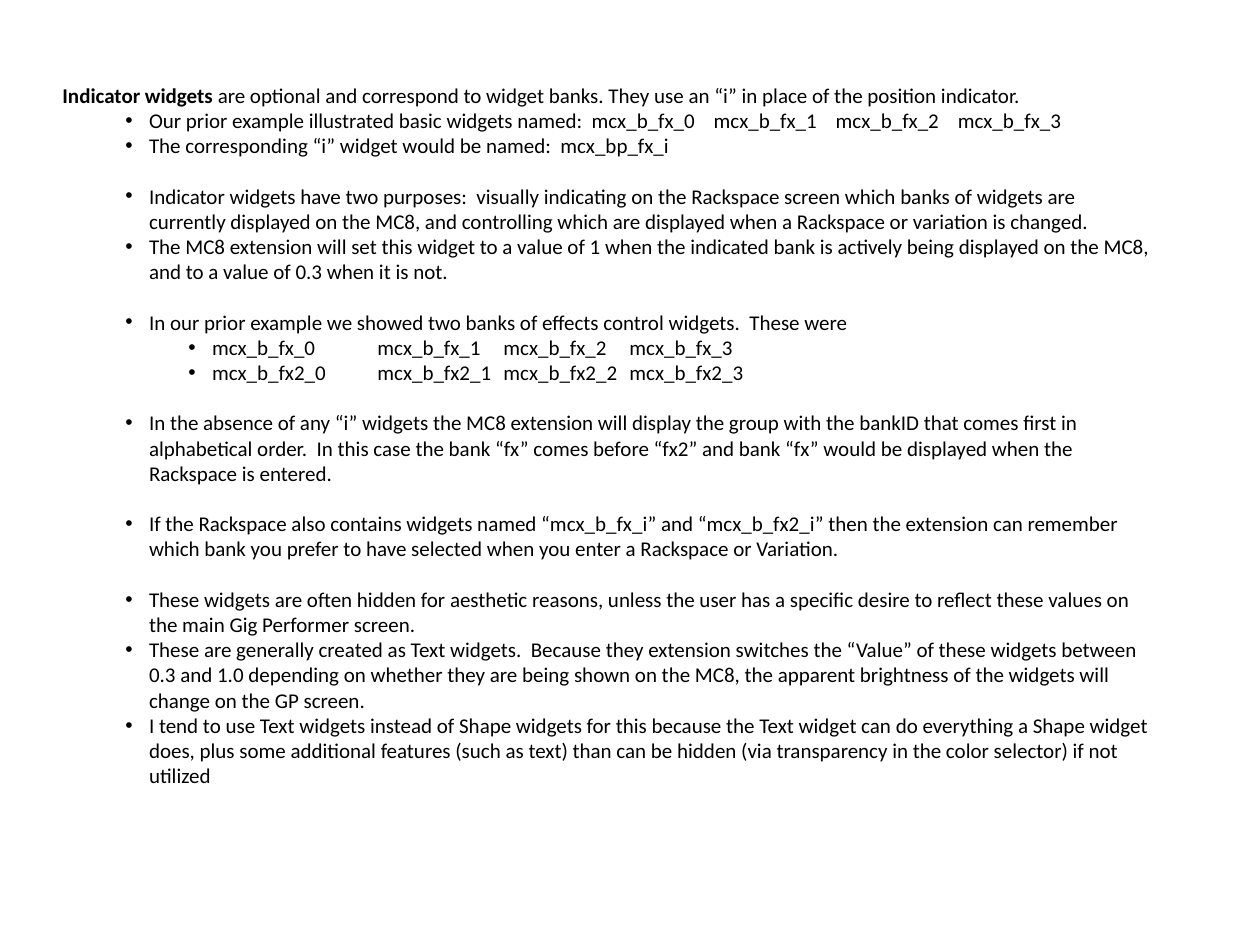
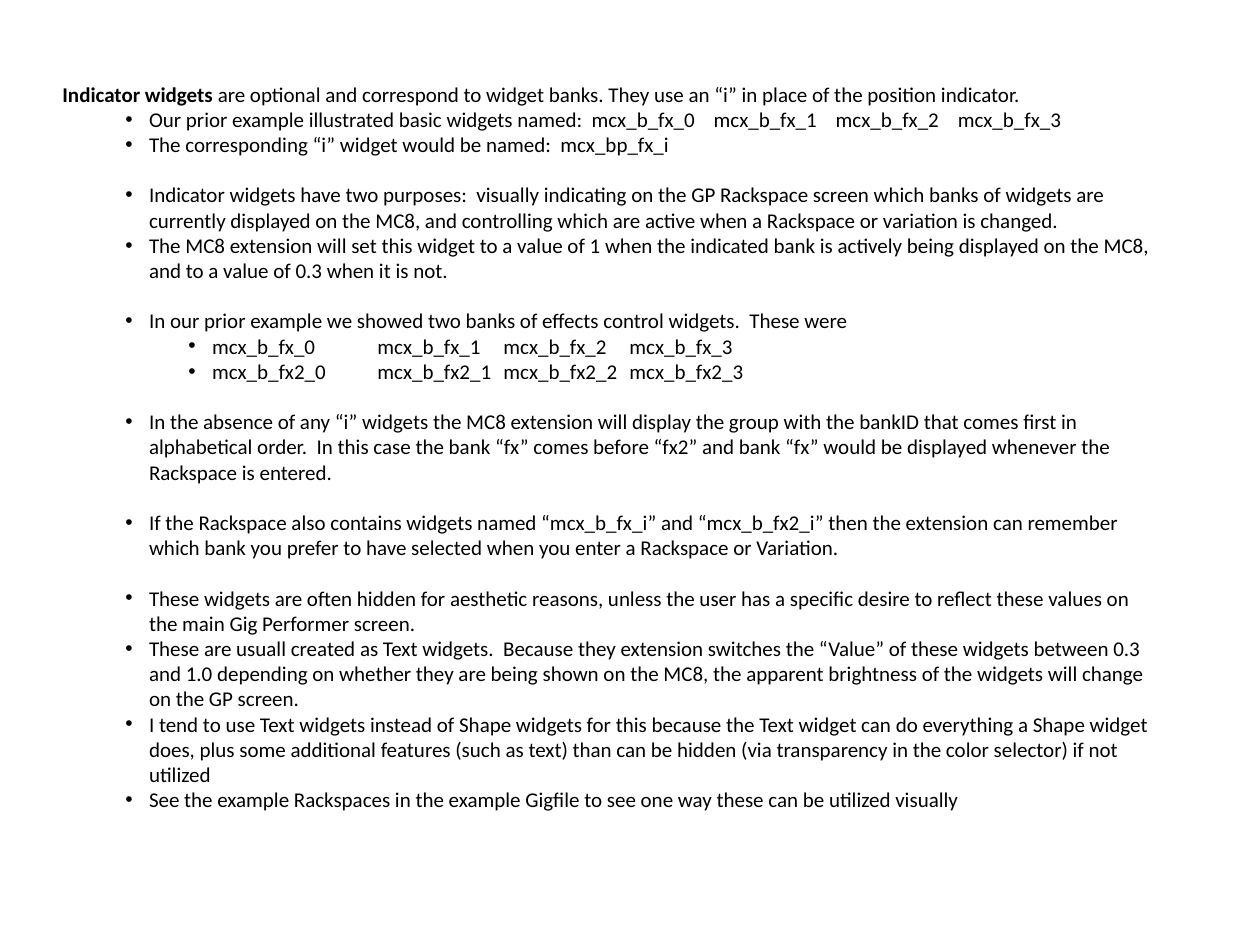
Before and after one commit to WidnerM/GP-MC8, a slide deck: slide 8 of MC8.pptx (slide 6 before the commit). Drawn at 1260x945 pixels with LibreOffice and Linux fonts; fonts in the diff are those of the drawing. Boxes give left, top, right and bottom in pixels: in the first picture for what was removed or moved away, otherwise in the second. Text is boxed around its words. In the diff, an @@ line names an element or a change of style, - is before the commit and + after.

```diff
--- a/MC8.pptx
+++ b/MC8.pptx
@@ text at <box>149,187,1104,232</box>: text changed @@
-  • Indicator widgets have two purposes: visually indicating on the Rackspace screen which banks of widgets are currently displayed on the MC8, and controlling which are displayed when a Rackspace or variation is changed.
+  • Indicator widgets have two purposes: visually indicating on the GP Rackspace screen which banks of widgets are currently displayed on the MC8, and controlling which are active when a Rackspace or variation is changed.
@@ text at <box>149,414,1109,484</box>: text changed @@
-  • In the absence of any “i” widgets the MC8 extension will display the group with the bankID that comes first in alphabetical order. In this case the bank “fx” comes before “fx2” and bank “fx” would be displayed when the Rackspace is entered.
+  • In the absence of any “i” widgets the MC8 extension will display the group with the bankID that comes first in alphabetical order. In this case the bank “fx” comes before “fx2” and bank “fx” would be displayed whenever the Rackspace is entered.
@@ text at <box>149,641,1143,706</box>: text changed @@
-  • These are generally created as Text widgets. Because they extension switches the “Value” of these widgets between 0.3 and 1.0 depending on whether they are being shown on the MC8, the apparent brightness of the widgets will change on the GP screen.
+  • These are usuall created as Text widgets. Because they extension switches the “Value” of these widgets between 0.3 and 1.0 depending on whether they are being shown on the MC8, the apparent brightness of the widgets will change on the GP screen.
@@ text at <box>149,792,958,811</box>: paragraph added @@
+  • See the example Rackspaces in the example Gigfile to see one way these can be utilized visually
```
Also in this commit, not shown: 7 other slides changed, 2 slides added, 2 other files.
